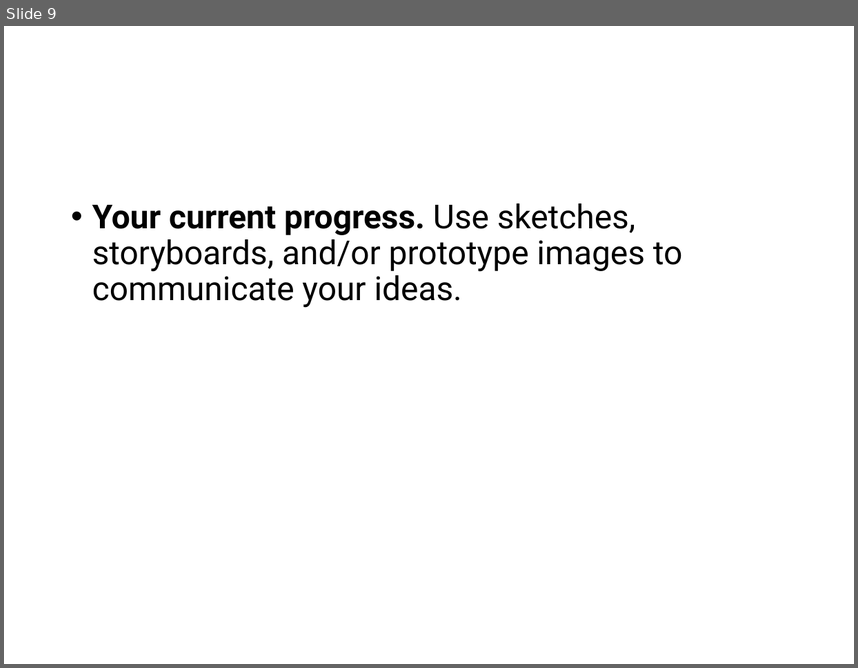
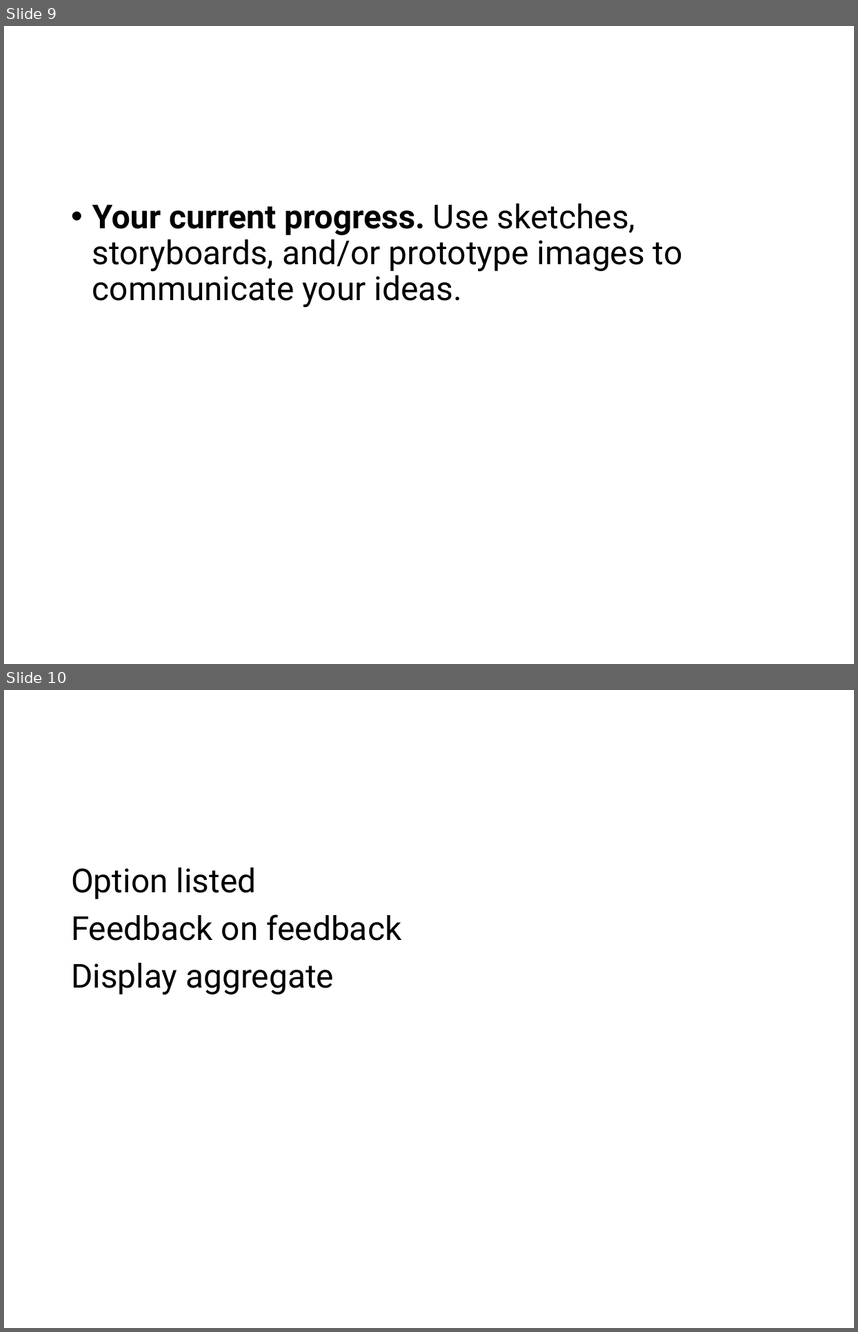
Before and after one commit to iwsmith/cse-512-final-ev, a slide deck: latex/progress/slides-iwsmith-laulck-yeaseul1.pptx. Shown one above the other, each under a label of ours: slide 9 before the commit, slides 9 and 10 after it. The pictures are 858x668 and 858x1332 pixels, drawn with LibreOffice and Linux fonts; fonts in the diff are those of the drawing. Boxes give left, top, right and bottom in pixels: in the first picture for what was removed or moved away, otherwise in the second. Text is boxed around its words. In the diff, an @@ line names an element or a change of style, - is before the commit and + after.

```diff
--- a/latex/progress/slides-iwsmith-laulck-yeaseul1.pptx
+++ b/latex/progress/slides-iwsmith-laulck-yeaseul1.pptx
@@ slide 10 added at box(4, 690, 854, 1328), background #FFFFFF @@
@@ text added at box(71, 867, 401, 995), 28 pt, text #000000 @@
+Option listed
+Feedback on feedback
+Display aggregate
```
Also in this commit, not shown: 1 slide changed, 1 slide removed, 3 other files.
